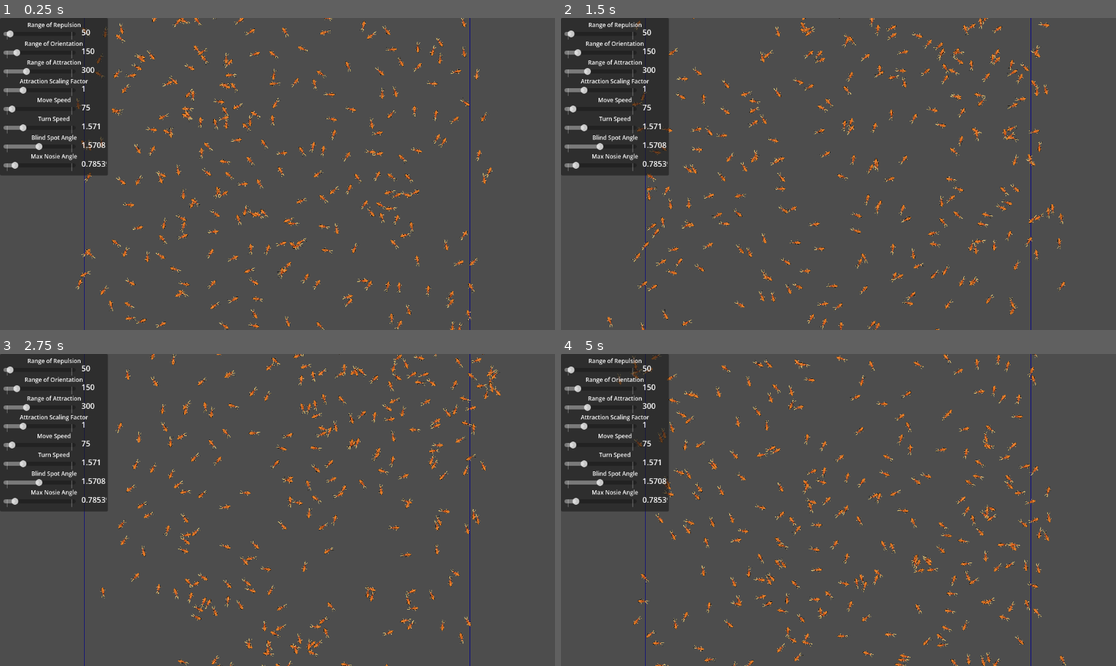
Above: before the commit, frames 1-4 (two rows, left to right).
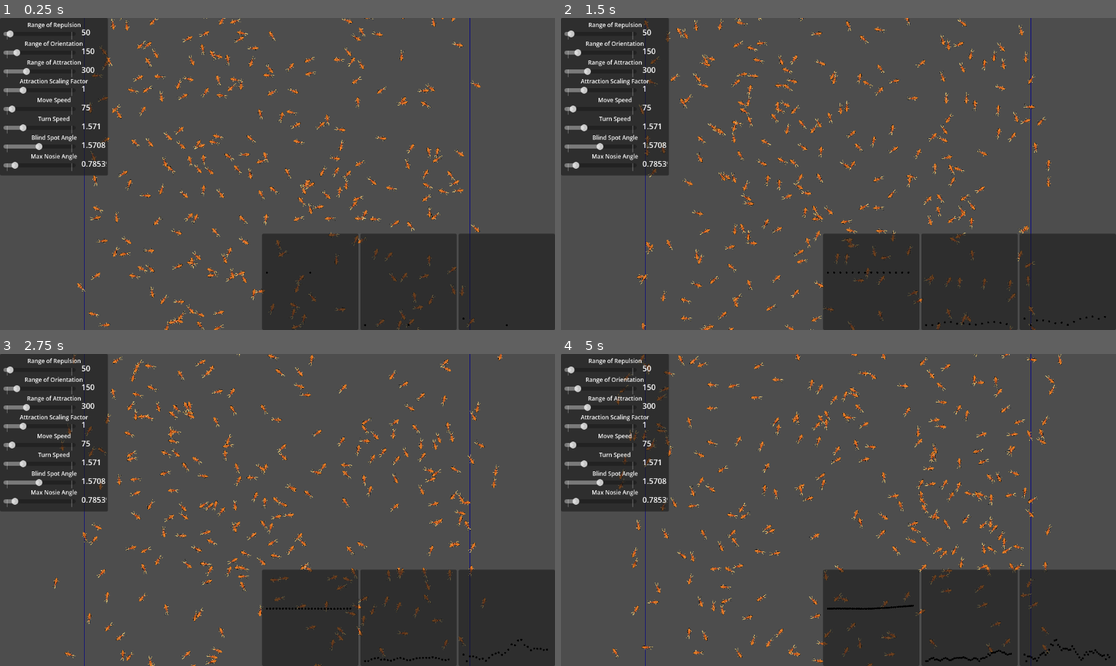
Above: after the commit, the same moments.

Repository: AdithaD/FishSchools
Game: Godot game, scene res://Simulation.tscn
The game is run twice, just before and just after one commit, with the same random seed, the same clock (stepped at 60 frames per second) and the same inputs.
Inputs:
- Up to frame 1 (0.25 s): no input
- Up to frame 2 (1.5 s): no input
- Up to frame 3 (2.75 s): no input
- Up to frame 4 (5 s): no input

The runs differ from the first frame. In frame 1, 22% of the frame differs, in the area x 13-100%, y 0-100%; in frame 2, 22%; in frame 3, 22%; in frame 4, 22%, in the area x 9-100%, y 0-100%.

Commit message:
added 2 more metrics and graphing

Diff:
--- /dev/null
+++ b/Chart.gd
@@ -0,0 +1,28 @@
+extends Control
+
+@export var max_y_value = 500
+@export var colour : Color
+@export var data_point_radius = 2
+
+var values : Array[float] = []
+
+# Called when the node enters the scene tree for the first time.
+func _ready():
+	pass # Replace with function body.
+
+func add_value(value: float) -> void:
+	values.append(value)
+	queue_redraw()
+
+func _draw():
+	var counter = 0
+	for i in values:
+		var percent = i / max_y_value
+
+		var y_pos = size.y - percent * size.y
+		var x_pos = (float(counter) / float(len(values))) * size.x
+
+		draw_circle(Vector2(x_pos, y_pos), data_point_radius, colour)
+
+		counter+=1
+	pass
--- a/Scripts/ControlGUI.gd
+++ b/Scripts/ControlGUI.gd
@@ -5,6 +5,8 @@
 # Called when the node enters the scene tree for the first time.
 func _ready():
 	simulation = get_node("/root/Simulation")
+
+	size = get_viewport_rect().size
 	pass # Replace with function body.
 
 
@@ -51,3 +53,10 @@
 func _on_turn_speed_slider_value_changed(value):
 	simulation.fish_stats.turn_speed = value
 	pass # Replace with function body.
+
+
+func _on_simulation_end_step():
+	$Metrics/PanelContainer/COMMetricChart.add_value(simulation.calculate_avg_dist_to_com_metric())
+	$Metrics/PanelContainer2/VecDivergeChart.add_value(simulation.calculate_vector_divergence_metric())
+	$Metrics/PanelContainer3/LocalVecDivergeChart.add_value(simulation.calculate_local_vector_divergence_metric())
+	pass # Replace with function body.
--- a/Scripts/FishSimulation.gd
+++ b/Scripts/FishSimulation.gd
@@ -21,6 +21,8 @@
 
 var current_step = 0
 var current_time = 0
+
+signal end_step
 
 # Called when the node enters the scene tree for the first time.
 func _ready():
@@ -74,14 +76,55 @@
 	return sum / len(agents)
 	pass
 
+func calculate_vector_divergence_metric() -> float:
+	var avg_vector = Vector2(0,0)
+
+	for i in agents:
+		avg_vector = (avg_vector + i.direction).normalized()
+
+	var avg_dot = 0
+	for i in agents:
+		avg_dot += avg_vector.dot(i.direction)
+
+	return abs(avg_dot) / len(agents)
+
+func calculate_local_vector_divergence_metric() -> float:
+	var sample_size = round(amount_of_fish * 0.1)
+	var neighbour_sample_size = ceil(amount_of_fish * 0.01)
+
+	var total_count = 0
+	var avg_dot = 0
+
+	for i in agents.slice(0, sample_size):
+		var neighbours_directions : Array[Vector2] = []
+		for j in agents:
+			if i != j:
+				if i.position.distance_to(j.position) < fish_stats.range_of_orientation:
+					neighbours_directions.append(j.direction)
+
+			if len(neighbours_directions) >= neighbour_sample_size:
+				break
+
+		for direction in neighbours_directions:
+			avg_dot += i.direction.dot(direction)
+
+		total_count += len(neighbours_directions)
+
+	return abs(avg_dot) / total_count
+
 
 # Called every frame. 'delta' is the elapsed time since the previous frame.
 func _process(delta):
-	current_time += delta * time_scale
 
-	if current_time < time_duration:
+
+	if current_time < time_duration and not is_discrete_time_simulation:
+		current_time += delta * time_scale
 		for i in agents:
 			i.step(delta * time_scale)
+
+		emit_signal("end_step")
+		# print("AVG DIST TO COM: {0}, AVG DOT FROM AVG DIR: {1}".format([calculate_avg_dist_to_com_metric(),calculate_vector_divergence_metric()]))
+
 		pass
 
 func get_agents() -> Array[FishAgent]:
@@ -93,9 +136,13 @@
 
 
 func _on_timer_timeout():
-	if not current_step > number_of_steps:
+	if current_step < number_of_steps:
 		for i in agents:
-			i.step(discrete_time_step * time_scale)
-			current_step += 1
+			i.step(discrete_time_step)
+
+		emit_signal("end_step")
+		current_step += 1
+
+		# print("AVG DIST TO COM: {0}, AVG DOT FROM AVG DIR: {1}".format([calculate_avg_dist_to_com_metric(),calculate_vector_divergence_metric()]))
 
 	pass # Replace with function body.
--- a/Simulation.tscn
+++ b/Simulation.tscn
@@ -1,10 +1,11 @@
-[gd_scene load_steps=6 format=3 uid="uid://cgofr5ca3yjmm"]
+[gd_scene load_steps=7 format=3 uid="uid://cgofr5ca3yjmm"]
 
 [ext_resource type="Script" path="res://Scripts/FishSimulation.gd" id="1_180te"]
 [ext_resource type="PackedScene" uid="uid://4x5g6lt12im7" path="res://PackedScenes/Fish.tscn" id="2_ya3k0"]
 [ext_resource type="Resource" uid="uid://dbhxp0lfmuhv0" path="res://Resources/FishStats/DefaultFishStats.tres" id="3_hhu37"]
 [ext_resource type="Script" path="res://Scripts/ControlGUI.gd" id="3_ro7wh"]
 [ext_resource type="PackedScene" uid="uid://nwk58m0k1w0v" path="res://PackedScenes/StatSlider.tscn" id="5_amd6w"]
+[ext_resource type="Script" path="res://Chart.gd" id="5_xk5dx"]
 
 [node name="Simulation" type="Node2D"]
 script = ExtResource("1_180te")
@@ -12,16 +13,98 @@
 fish_agent = ExtResource("2_ya3k0")
 fish_stats = ExtResource("3_hhu37")
 bounds_size = Vector2(800, 800)
-time_scale = 5
-is_discrete_time_simulation = false
-discrete_time_step = 0.5
+number_of_steps = 10000
 
 [node name="Agents" type="Node2D" parent="."]
 
+[node name="Timer" type="Timer" parent="."]
+
 [node name="ControlGUI" type="Control" parent="."]
+custom_minimum_size = Vector2i(1152, 648)
 layout_mode = 3
+anchors_preset = 8
+anchor_left = 0.5
+anchor_top = 0.5
+anchor_right = 0.5
+anchor_bottom = 0.5
+offset_right = 1152.0
+offset_bottom = 648.0
+grow_horizontal = 2
+grow_vertical = 2
+size_flags_horizontal = 3
+size_flags_vertical = 3
+auto_translate = false
+script = ExtResource("3_ro7wh")
+
+[node name="Metrics" type="HBoxContainer" parent="ControlGUI"]
+layout_mode = 1
+anchors_preset = 3
+anchor_left = 1.0
+anchor_top = 1.0
+anchor_right = 1.0
+anchor_bottom = 1.0
+offset_left = -500.0
+offset_top = -200.0
+grow_horizontal = 0
+grow_vertical = 0
+
+[node name="PanelContainer" type="PanelContainer" parent="ControlGUI/Metrics"]
+custom_minimum_size = Vector2i(200, 200)
+layout_mode = 2
+offset_right = 200.0
+offset_bottom = 200.0
+
+[node name="COMMetricChart" type="Control" parent="ControlGUI/Metrics/PanelContainer"]
+custom_minimum_size = Vector2i(180, 180)
+layout_mode = 2
 anchors_preset = 0
-script = ExtResource("3_ro7wh")
+offset_left = 10.0
+offset_top = 10.0
+offset_right = 190.0
+offset_bottom = 190.0
+size_flags_horizontal = 4
+size_flags_vertical = 4
+script = ExtResource("5_xk5dx")
+
+[node name="PanelContainer2" type="PanelContainer" parent="ControlGUI/Metrics"]
+custom_minimum_size = Vector2i(200, 200)
+layout_mode = 2
+offset_left = 204.0
+offset_right = 404.0
+offset_bottom = 200.0
+
+[node name="VecDivergeChart" type="Control" parent="ControlGUI/Metrics/PanelContainer2"]
+custom_minimum_size = Vector2i(180, 180)
+layout_mode = 2
+anchors_preset = 0
+offset_left = 10.0
+offset_top = 10.0
+offset_right = 190.0
+offset_bottom = 190.0
+size_flags_horizontal = 4
+size_flags_vertical = 4
+script = ExtResource("5_xk5dx")
+max_y_value = 1
+
+[node name="PanelContainer3" type="PanelContainer" parent="ControlGUI/Metrics"]
+custom_minimum_size = Vector2i(200, 200)
+layout_mode = 2
+offset_left = 408.0
+offset_right = 608.0
+offset_bottom = 200.0
+
+[node name="LocalVecDivergeChart" type="Control" parent="ControlGUI/Metrics/PanelContainer3"]
+custom_minimum_size = Vector2i(180, 180)
+layout_mode = 2
+anchors_preset = 0
+offset_left = 10.0
+offset_top = 10.0
+offset_right = 190.0
+offset_bottom = 190.0
+size_flags_horizontal = 4
+size_flags_vertical = 4
+script = ExtResource("5_xk5dx")
+max_y_value = 1
 
 [node name="SidePanel" type="Control" parent="ControlGUI"]
 layout_mode = 1
@@ -52,8 +135,18 @@
 property_name = "range_of_repulsion"
 
 [node name="GroupTitle" parent="ControlGUI/SidePanel/VBoxContainer/RORSlider" index="0"]
+layout_mode = 1
 text = "Range of Repulsion
 "
+
+[node name="HSplitContainer" parent="ControlGUI/SidePanel/VBoxContainer/RORSlider" index="1"]
+layout_mode = 1
+
+[node name="Slider" parent="ControlGUI/SidePanel/VBoxContainer/RORSlider/HSplitContainer" index="0"]
+layout_mode = 2
+
+[node name="ValueText" parent="ControlGUI/SidePanel/VBoxContainer/RORSlider/HSplitContainer" index="1"]
+layout_mode = 2
 
 [node name="ROOSlider" parent="ControlGUI/SidePanel/VBoxContainer" instance=ExtResource("5_amd6w")]
 layout_mode = 2
@@ -62,8 +155,18 @@
 property_name = "range_of_orientation"
 
 [node name="GroupTitle" parent="ControlGUI/SidePanel/VBoxContainer/ROOSlider" index="0"]
+layout_mode = 1
 text = "Range of Orientation
 "
+
+[node name="HSplitContainer" parent="ControlGUI/SidePanel/VBoxContainer/ROOSlider" index="1"]
+layout_mode = 1
+
+[node name="Slider" parent="ControlGUI/SidePanel/VBoxContainer/ROOSlider/HSplitContainer" index="0"]
+layout_mode = 2
+
+[node name="ValueText" parent="ControlGUI/SidePanel/VBoxContainer/ROOSlider/HSplitContainer" index="1"]
+layout_mode = 2
 
 [node name="ROASlider" parent="ControlGUI/SidePanel/VBoxContainer" instance=ExtResource("5_amd6w")]
 layout_mode = 2
@@ -72,8 +175,18 @@
 property_name = "range_of_attraction"
 
 [node name="GroupTitle" parent="ControlGUI/SidePanel/VBoxContainer/ROASlider" index="0"]
+layout_mode = 1
 text = "Range of Attraction
 "
+
+[node name="HSplitContainer" parent="ControlGUI/SidePanel/VBoxContainer/ROASlider" index="1"]
+layout_mode = 1
+
+[node name="Slider" parent="ControlGUI/SidePanel/VBoxContainer/ROASlider/HSplitContainer" index="0"]
+layout_mode = 2
+
+[node name="ValueText" parent="ControlGUI/SidePanel/VBoxContainer/ROASlider/HSplitContainer" index="1"]
+layout_mode = 2
 
 [node name="ASFSlider" parent="ControlGUI/SidePanel/VBoxContainer" instance=ExtResource("5_amd6w")]
 layout_mode = 2
@@ -82,14 +195,22 @@
 property_name = "attraction_scaling_factor"
 
 [node name="GroupTitle" parent="ControlGUI/SidePanel/VBoxContainer/ASFSlider" index="0"]
+layout_mode = 1
 text = "Attraction Scaling Factor"
 
+[node name="HSplitContainer" parent="ControlGUI/SidePanel/VBoxContainer/ASFSlider" index="1"]
+layout_mode = 1
+
 [node name="Slider" parent="ControlGUI/SidePanel/VBoxContainer/ASFSlider/HSplitContainer" index="0"]
+layout_mode = 2
 min_value = 0.1
 step = 0.0
 value = 0.1
 exp_edit = true
 
+[node name="ValueText" parent="ControlGUI/SidePanel/VBoxContainer/ASFSlider/HSplitContainer" index="1"]
+layout_mode = 2
+
 [node name="MoveSpeedSlider" parent="ControlGUI/SidePanel/VBoxContainer" instance=ExtResource("5_amd6w")]
 layout_mode = 2
 offset_top = 156.0
@@ -97,7 +218,17 @@
 property_name = "move_speed"
 
 [node name="GroupTitle" parent="ControlGUI/SidePanel/VBoxContainer/MoveSpeedSlider" index="0"]
+layout_mode = 1
 text = "Move Speed"
+
+[node name="HSplitContainer" parent="ControlGUI/SidePanel/VBoxContainer/MoveSpeedSlider" index="1"]
+layout_mode = 1
+
+[node name="Slider" parent="ControlGUI/SidePanel/VBoxContainer/MoveSpeedSlider/HSplitContainer" index="0"]
+layout_mode = 2
+
+[node name="ValueText" parent="ControlGUI/SidePanel/VBoxContainer/MoveSpeedSlider/HSplitContainer" index="1"]
+layout_mode = 2
 
 [node name="TurnSpeedSlider" parent="ControlGUI/SidePanel/VBoxContainer" instance=ExtResource("5_amd6w")]
 layout_mode = 2
@@ -106,11 +237,19 @@
 property_name = "turn_speed"
 
 [node name="GroupTitle" parent="ControlGUI/SidePanel/VBoxContainer/TurnSpeedSlider" index="0"]
+layout_mode = 1
 text = "Turn Speed"
 
+[node name="HSplitContainer" parent="ControlGUI/SidePanel/VBoxContainer/TurnSpeedSlider" index="1"]
+layout_mode = 1
+
 [node name="Slider" parent="ControlGUI/SidePanel/VBoxContainer/TurnSpeedSlider/HSplitContainer" index="0"]
+layout_mode = 2
 max_value = 6.283
 step = 0.0
+
+[node name="ValueText" parent="ControlGUI/SidePanel/VBoxContainer/TurnSpeedSlider/HSplitContainer" index="1"]
+layout_mode = 2
 
 [node name="BSASlider" parent="ControlGUI/SidePanel/VBoxContainer" instance=ExtResource("5_amd6w")]
 layout_mode = 2
@@ -119,11 +258,19 @@
 property_name = "blind_spot_angle"
 
 [node name="GroupTitle" parent="ControlGUI/SidePanel/VBoxContainer/BSASlider" index="0"]
+layout_mode = 1
 text = "Blind Spot Angle"
 
+[node name="HSplitContainer" parent="ControlGUI/SidePanel/VBoxContainer/BSASlider" index="1"]
+layout_mode = 1
+
 [node name="Slider" parent="ControlGUI/SidePanel/VBoxContainer/BSASlider/HSplitContainer" index="0"]
+layout_mode = 2
 max_value = 3.142
 step = 0.0
+
+[node name="ValueText" parent="ControlGUI/SidePanel/VBoxContainer/BSASlider/HSplitContainer" index="1"]
+layout_mode = 2
 
 [node name="MNASlider" parent="ControlGUI/SidePanel/VBoxContainer" instance=ExtResource("5_amd6w")]
 layout_mode = 2
@@ -132,14 +279,21 @@
 property_name = "max_noise_angle"
 
 [node name="GroupTitle" parent="ControlGUI/SidePanel/VBoxContainer/MNASlider" index="0"]
+layout_mode = 1
 text = "Max Nosie Angle"
 
+[node name="HSplitContainer" parent="ControlGUI/SidePanel/VBoxContainer/MNASlider" index="1"]
+layout_mode = 1
+
 [node name="Slider" parent="ControlGUI/SidePanel/VBoxContainer/MNASlider/HSplitContainer" index="0"]
+layout_mode = 2
 max_value = 6.283
 step = 0.0
 
-[node name="Timer" type="Timer" parent="."]
-
+[node name="ValueText" parent="ControlGUI/SidePanel/VBoxContainer/MNASlider/HSplitContainer" index="1"]
+layout_mode = 2
+
+[connection signal="end_step" from="." to="ControlGUI" method="_on_simulation_end_step"]
 [connection signal="timeout" from="Timer" to="." method="_on_timer_timeout"]
 
 [editable path="ControlGUI/SidePanel/VBoxContainer/RORSlider"]
--- a/project.godot
+++ b/project.godot
@@ -39,4 +39,5 @@
 
 [display]
 
-window/size/mode=2
+window/size/resizable=false
+window/size/borderless=true
